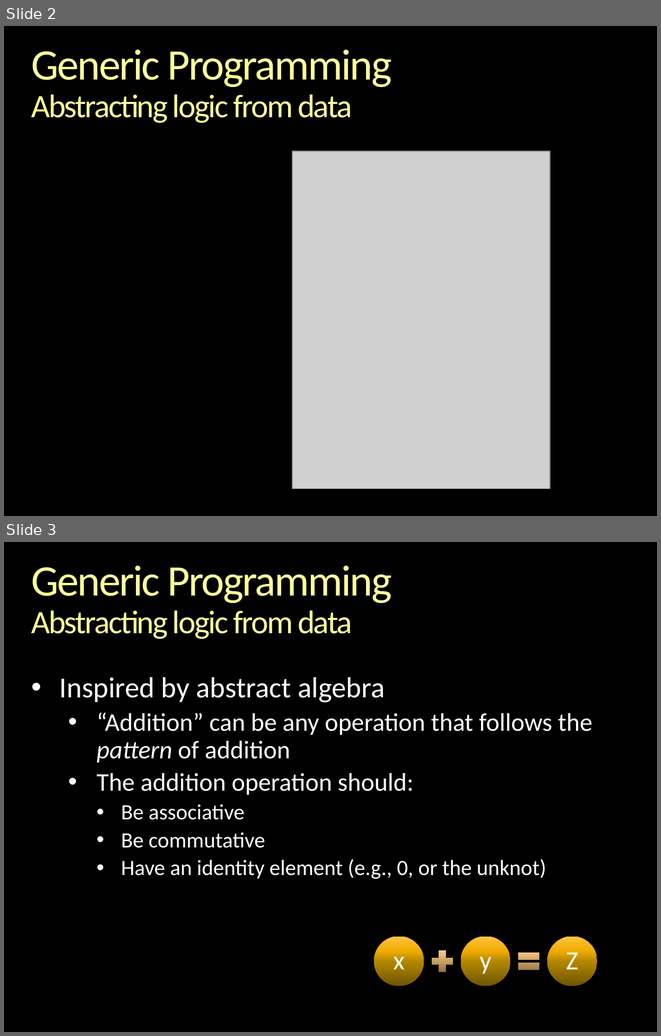
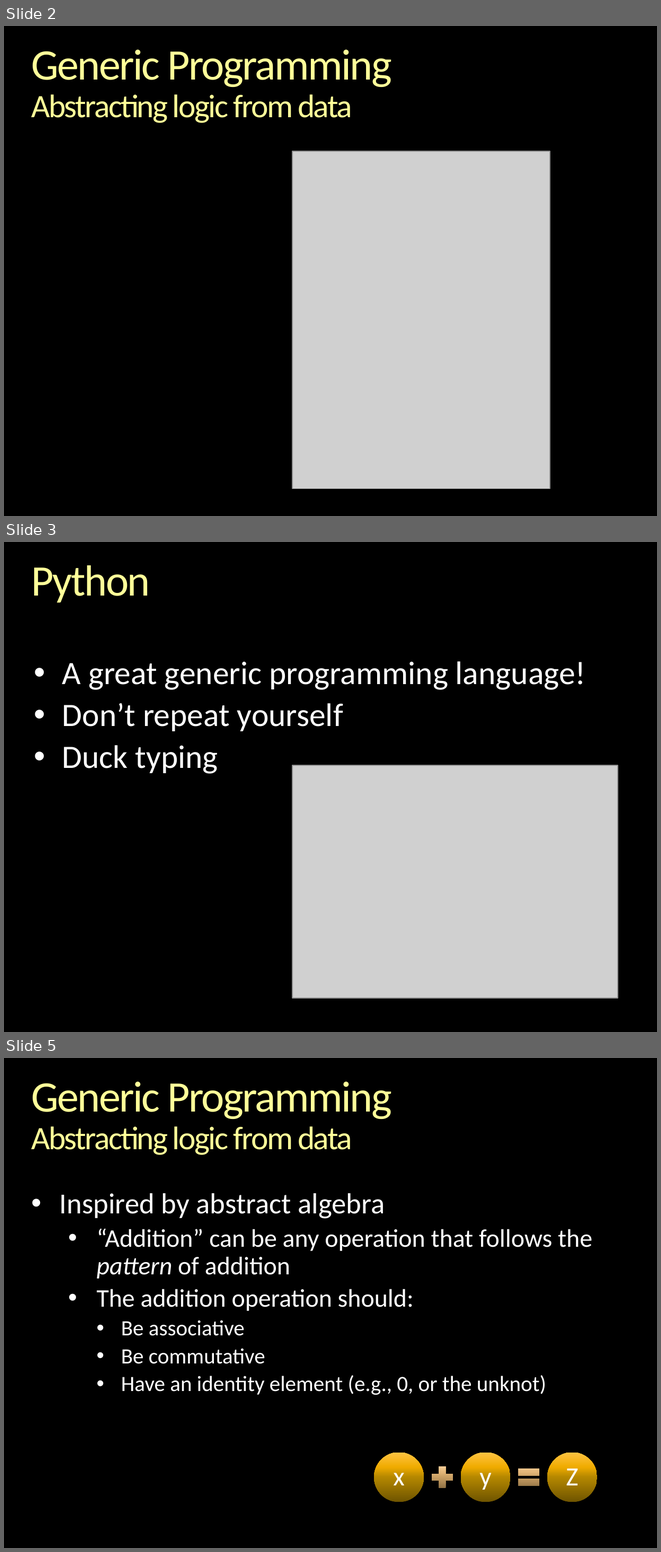
Before and after one commit to gcallah/indras_net, a slide deck: docs/ABMsAsAlgebraic.pptx. Shown one above the other, each under a label of ours: slides 2 and 3 before the commit, slides 2, 3 and 5 after it; the slides between them are not shown. The pictures are 661x1036 and 661x1552 pixels, drawn with LibreOffice and Linux fonts; fonts in the diff are those of the drawing; grey boxes stand for pictures; background and template pictures are left out. Boxes give left, top, right and bottom in pixels: in the first picture for what was removed or moved away, otherwise in the second. Text is boxed around its words. In the diff, an @@ line names an element or a change of style, - is before the commit and + after.

```diff
--- a/docs/ABMsAsAlgebraic.pptx
+++ b/docs/ABMsAsAlgebraic.pptx
@@ slide 3 added at (x1=4, y1=542, x2=657, y2=1032), background picture (left out) @@
@@ title added at (x1=31, y1=565, x2=150, y2=603), 48 pt, text gradient #FFFFB9 to #FFFF99 to #F6AE1E @@
+Python
@@ text added at (x1=62, y1=661, x2=586, y2=774), 36 pt, text #FFFFFF @@
+• A great generic programming language!
+• Don’t repeat yourself
+• Duck typing
@@ picture added at (x1=293, y1=765, x2=618, y2=998) @@
@@ what was slide 3 is now slide 5 @@
```
Also in this commit, not shown: 3 slides changed, 2 other slides added.
